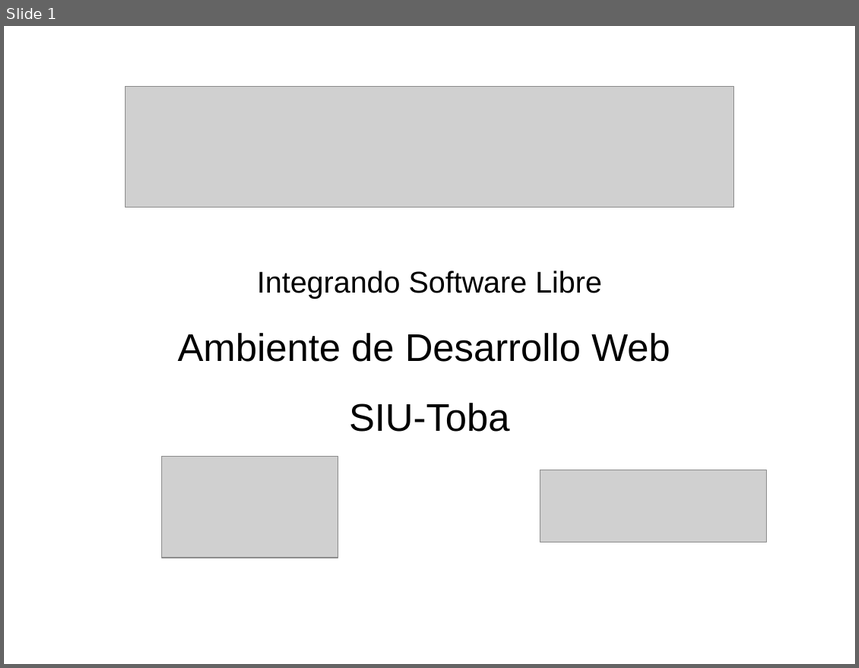
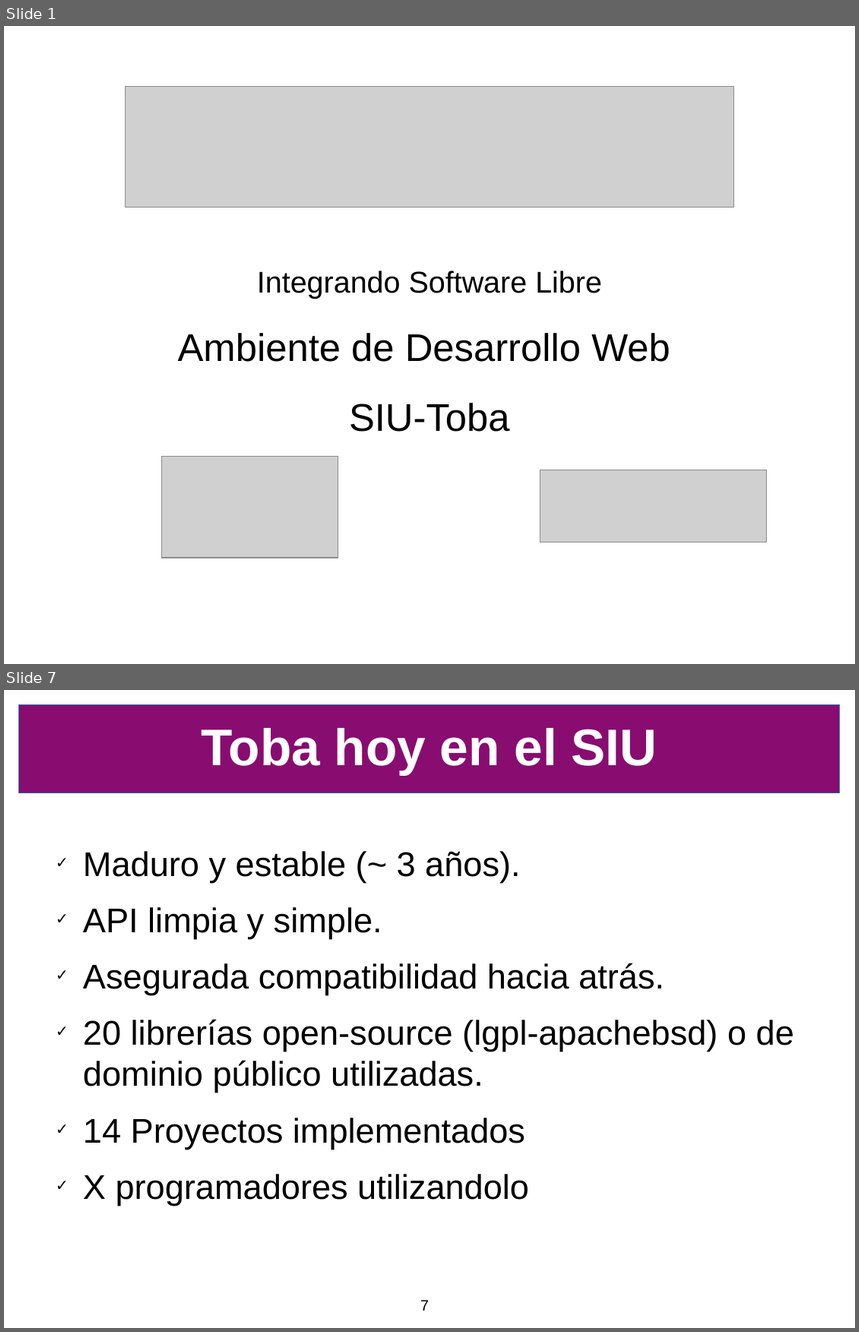
Before and after one commit to SIU-Toba/framework, a slide deck: doc/presentacion/CafeConf2006.odp. Shown one above the other, each under a label of ours: slide 1 before the commit, slides 1 and 7 after it; the slides between them are not shown. The pictures are 859x668 and 859x1332 pixels, drawn with LibreOffice and Linux fonts; fonts in the diff are those of the drawing; grey boxes stand for pictures; background and template pictures are left out. Boxes give left, top, right and bottom in pixels: in the first picture for what was removed or moved away, otherwise in the second. Text is boxed around its words. In the diff, an @@ line names an element or a change of style, - is before the commit and + after.

```diff
--- a/doc/presentacion/CafeConf2006.odp
+++ b/doc/presentacion/CafeConf2006.odp
@@ slide 7 added at (4, 690, 855, 1328), background #FFFFFF @@
@@ rectangle added at (19, 705, 841, 793), fill #890C71, outline #3465A4 0 pt @@
@@ title added at (202, 728, 658, 775), 48 pt, text #FFFFFF, bold @@
+Toba hoy en el SIU
@@ text added at (83, 851, 794, 1206), 32 pt, text #000000 @@
+✓ Maduro y estable (~ 3 años).
+✓ API limpia y simple.
+✓ Asegurada compatibilidad hacia atrás.
+✓ 20 librerías open-source (lgpl-apachebsd) o de dominio público utilizadas.
+✓ 14 Proyectos implementados
+✓ X programadores utilizandolo
@@ page number added at (420, 1300, 429, 1311), 14 pt, text #000000 @@
+7
```
Also in this commit, not shown: 8 other slides added, 5 slides removed, 1 other file.
